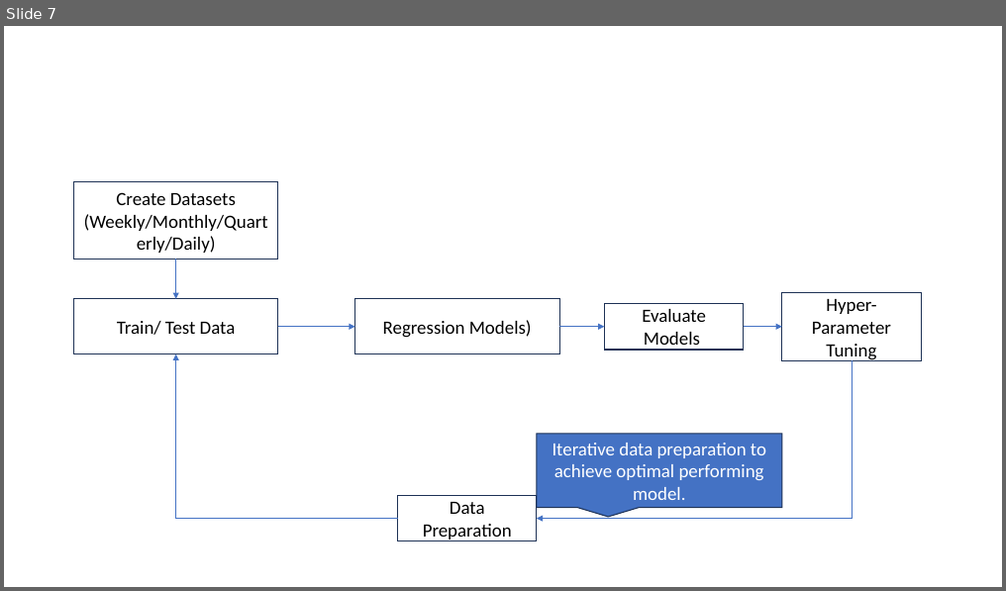
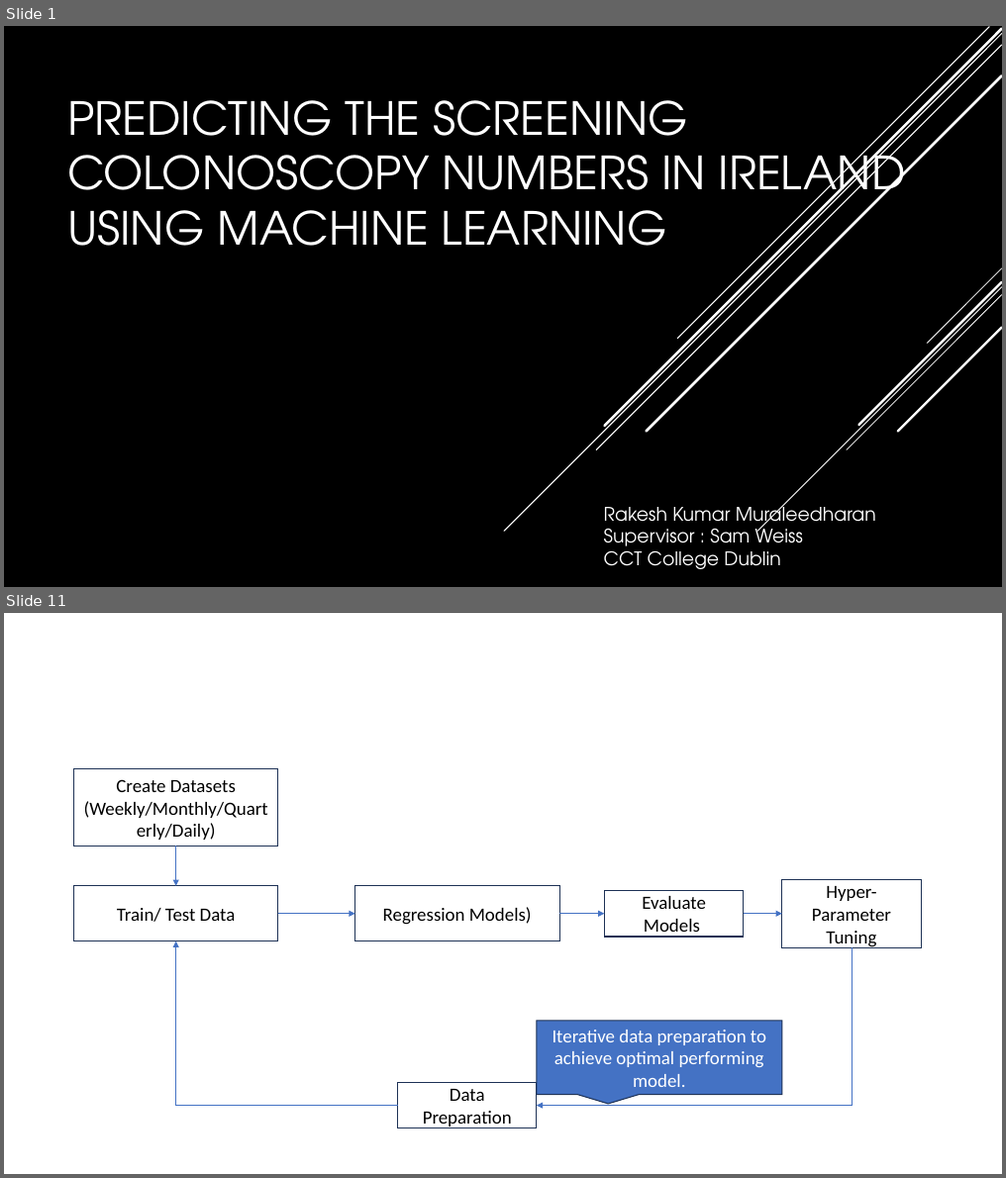
Before and after one commit to raku43/MScDACapstone, a slide deck: PPT_Msc_Capstone.pptx. Shown one above the other, each under a label of ours: slide 7 before the commit, slides 1 and 11 after it; the slides between them are not shown. The pictures are 1006x591 and 1006x1178 pixels, drawn with LibreOffice and Linux fonts; fonts in the diff are those of the drawing; background and template pictures are left out. Boxes give left, top, right and bottom in pixels: in the first picture for what was removed or moved away, otherwise in the second. Text is boxed around its words. In the diff, an @@ line names an element or a change of style, - is before the commit and + after.

```diff
--- a/PPT_Msc_Capstone.pptx
+++ b/PPT_Msc_Capstone.pptx
@@ slide 1 added at bbox=[4, 26, 1002, 587], background picture (left out) @@
@@ line added from (1002, 34) to (504, 531), #FFFFFF 1 pt @@
@@ line added from (1002, 45) to (596, 451), #FFFFFF 1 pt @@
@@ line added from (1002, 29) to (604, 426), #FFFFFF 2.5 pt @@
@@ line added from (989, 27) to (678, 339), #FFFFFF 1 pt @@
@@ line added from (1002, 76) to (647, 432), #FFFFFF 2.5 pt @@
@@ text added at bbox=[67, 100, 906, 246], 44 pt, text #FFFFFF @@
+PREDICTING THE SCREENING COLONOSCOPY NUMBERS IN IRELAND USING MACHINE LEARNING
@@ group added at bbox=[757, 269, 1002, 531]: 5 lines @@
@@ text added at bbox=[604, 501, 876, 570], 18 pt, text #FFFFFF @@
+Rakesh Kumar Muraleedharan
+Supervisor : Sam Weiss
+CCT College Dublin
@@ what was slide 7 is now slide 11 @@
```
Also in this commit, not shown: 6 slides changed, 3 other slides added.
